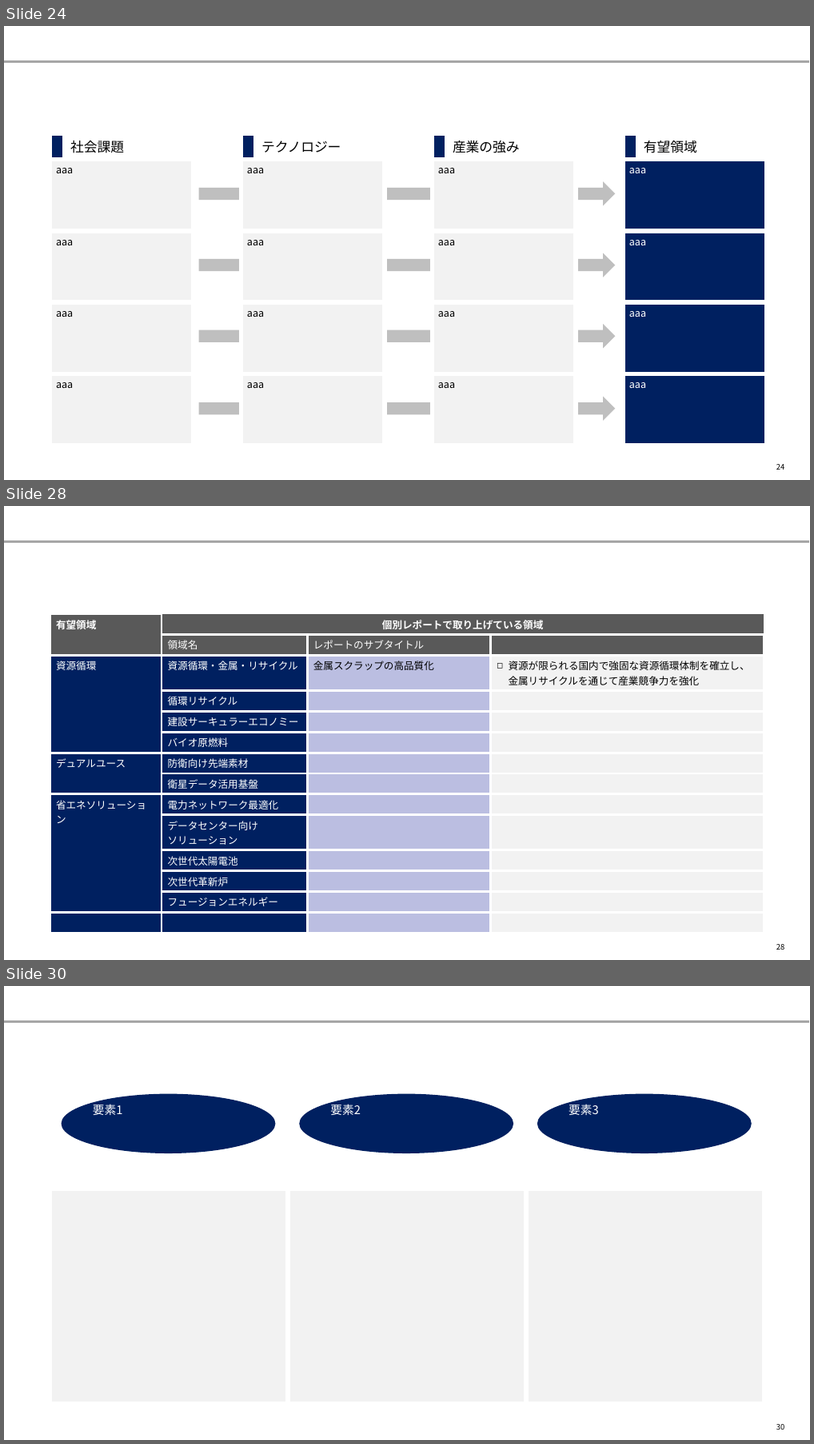
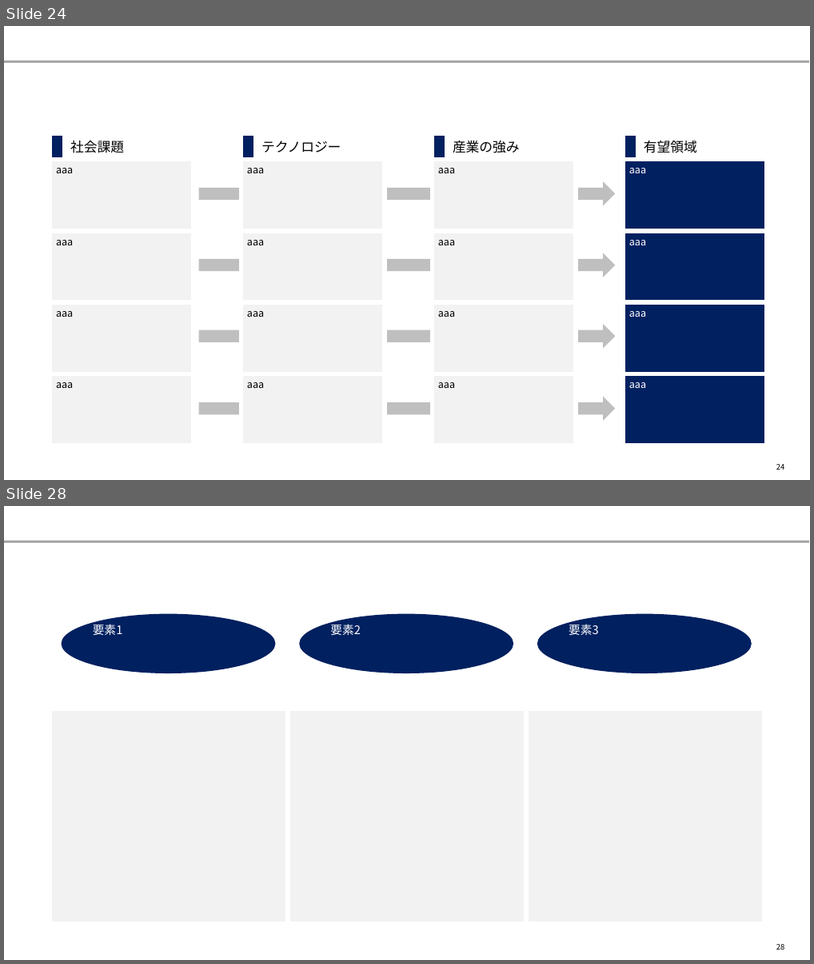
Before and after one commit to yuzucha16/dotfiles, a slide deck: office/Blank.potx. Shown one above the other, each under a label of ours: slides 24, 28 and 30 before the commit, slides 24 and 28 after it; the slides between them are not shown. The pictures are 814x1444 and 814x964 pixels, drawn with LibreOffice and Linux fonts; fonts in the diff are those of the drawing. Boxes give left, top, right and bottom in pixels: in the first picture for what was removed or moved away, otherwise in the second. Text is boxed around its words. In the diff, an @@ line names an element or a change of style, - is before the commit and + after.

```diff
--- a/office/Blank.potx
+++ b/office/Blank.potx
@@ slide 28 removed at bbox=[4, 506, 810, 960], background #FFFFFF; not listed: 1 template element that a slide beside it also shows @@
@@ table removed at bbox=[50, 614, 765, 909], 14 rows, 4 columns @@
-有望領域 | 個別レポートで取り上げている領域 |  | 
- | 領域名 | レポートのサブタイトル | 
-資源循環 | 資源循環・金属・リサイクル | 金属スクラップの高品質化 | 資源が限られる国内で強固な資源循環体制を確立し、金属リサイクルを通じて産業競争力を強化
- | 循環リサイクル |  | 
- | 建設サーキュラーエコノミー |  | 
- | バイオ原燃料 |  | 
-デュアルユース | 防衛向け先端素材 |  | 
- | 衛星データ活用基盤 |  | 
-省エネソリューション | 電力ネットワーク最適化 |  | 
- | データセンター向け / ソリューション |  | 
- | 次世代太陽電池 |  | 
- | 次世代革新炉 |  | 
- | フュージョンエネルギー |  | 
- |  |  | 
@@ page number removed at bbox=[777, 944, 785, 949] @@
-28
@@ what was slide 30 is now slide 28 @@
@@ page number at bbox=[777, 944, 785, 949]: text changed @@
-30
+28
```
Also in this commit, not shown: 18 slides changed, 1 other slide removed, 2 other files.
